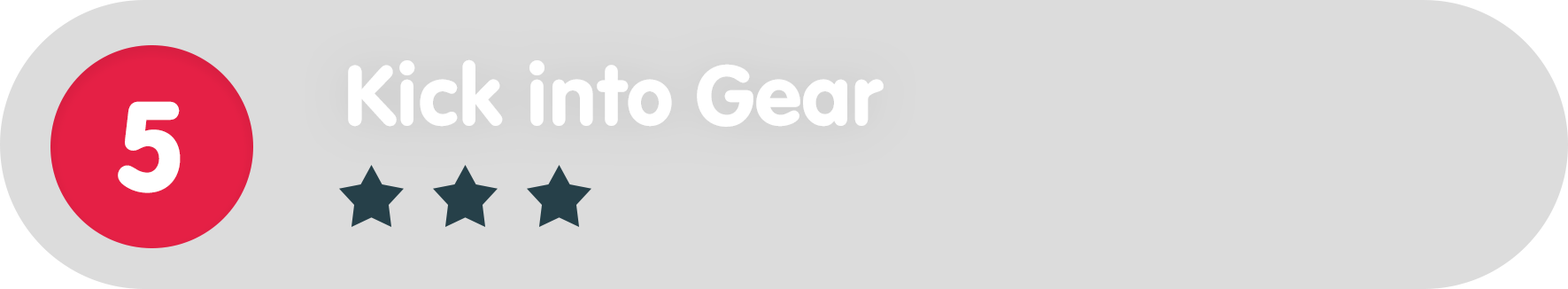
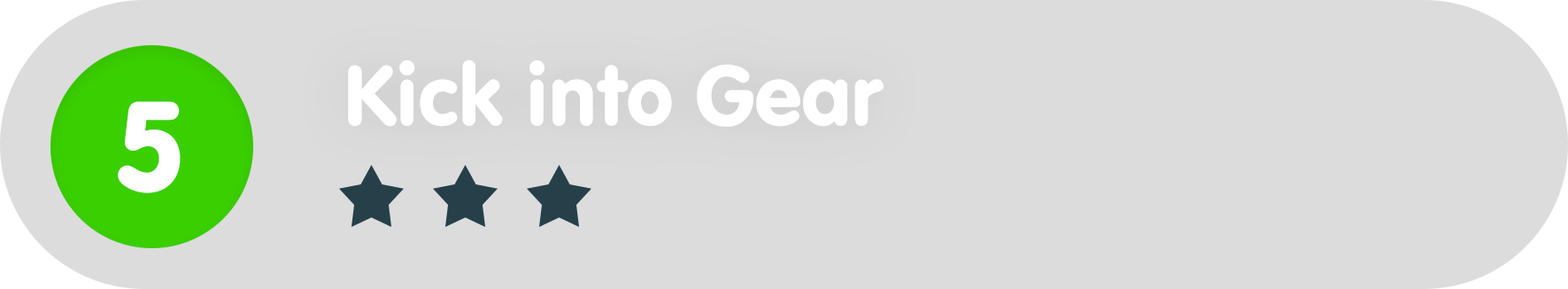
Comparing the layer stacks of the two 1568×289 images. Changes:
painted on "Ellipse_green" over <box>50,45,254,248</box>
